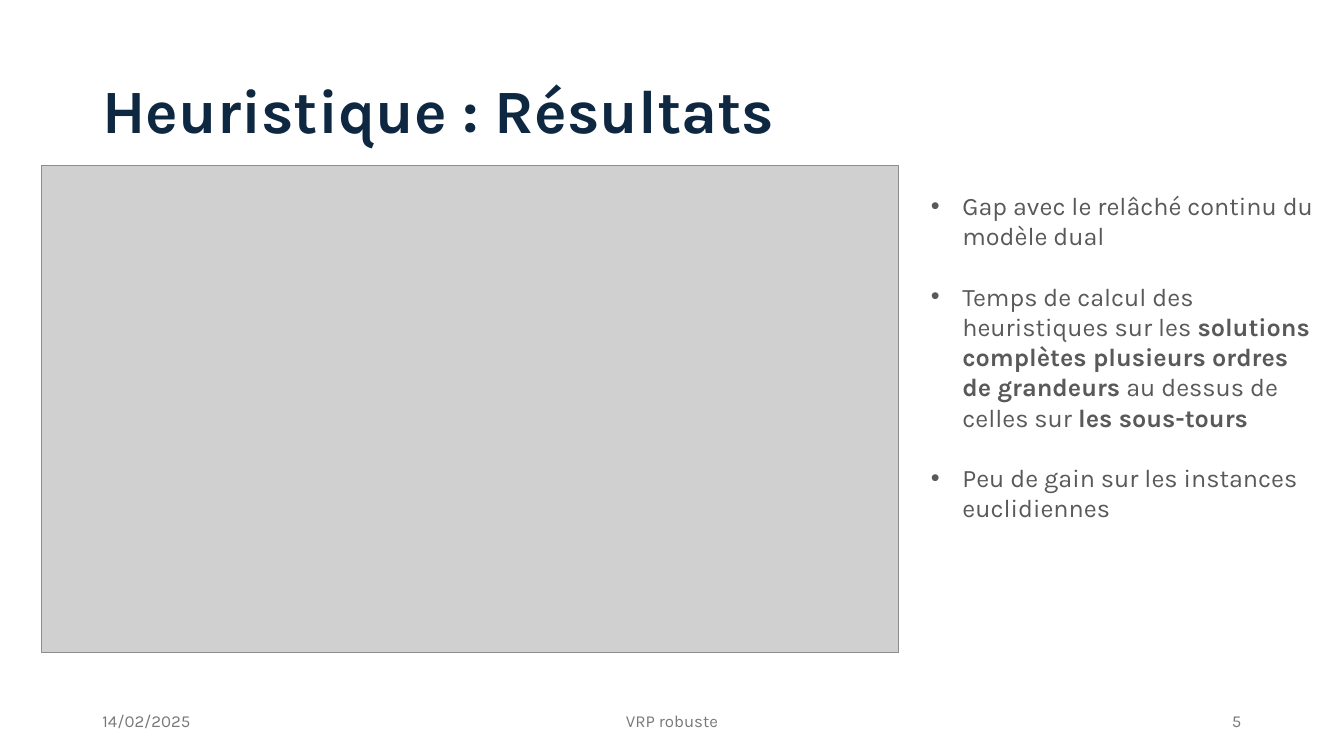
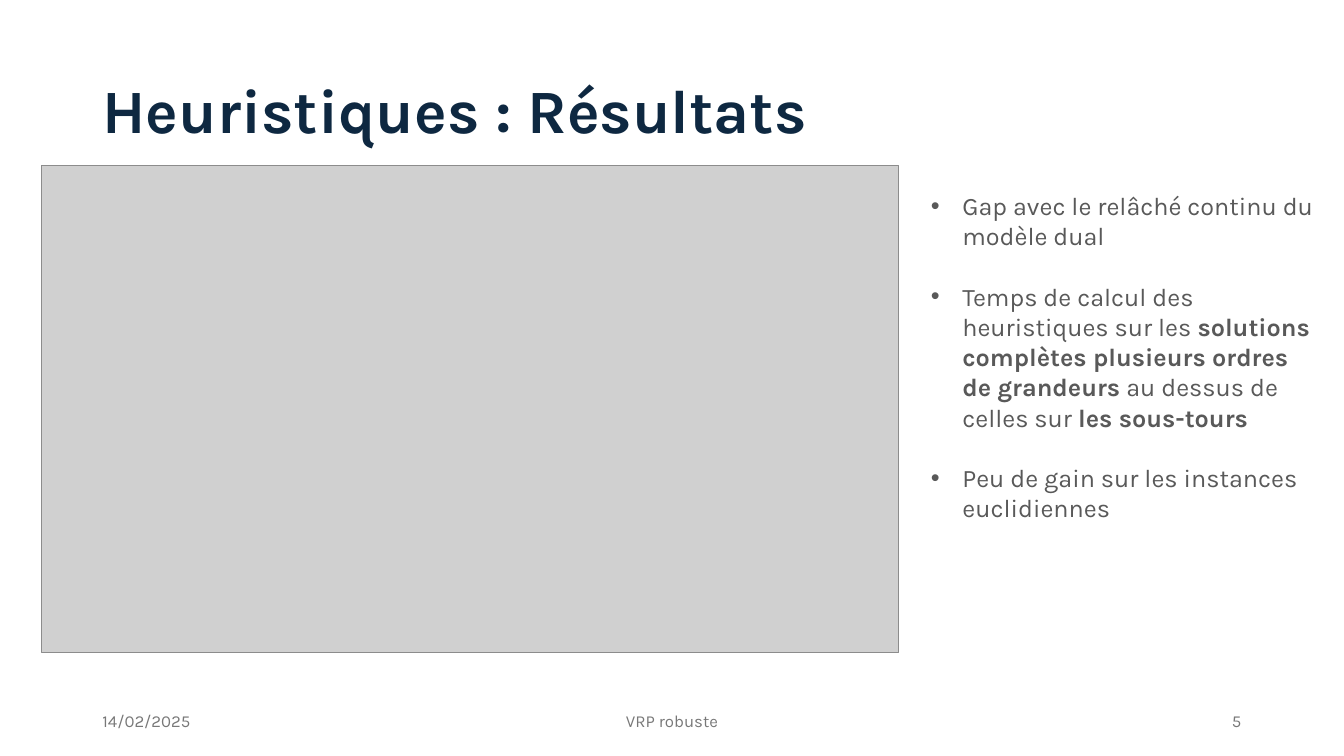
Before and after one commit to Darthkiller2Jr/projet_mpro, a slide deck: slide 5 of Présentation Projet.pptx. Drawn at 1344x756 pixels with LibreOffice and Linux fonts; fonts in the diff are those of the drawing; grey boxes stand for pictures. Boxes give left, top, right and bottom in pixels: in the first picture for what was removed or moved away, otherwise in the second. Text is boxed around its words. In the diff, an @@ line names an element or a change of style, - is before the commit and + after.

```diff
--- a/Présentation Projet.pptx
+++ b/Présentation Projet.pptx
@@ title at [102,84,806,148]: text changed @@
-Heuristique : Résultats
+Heuristiques : Résultats
```
Also in this commit, not shown: 3 other slides changed.
